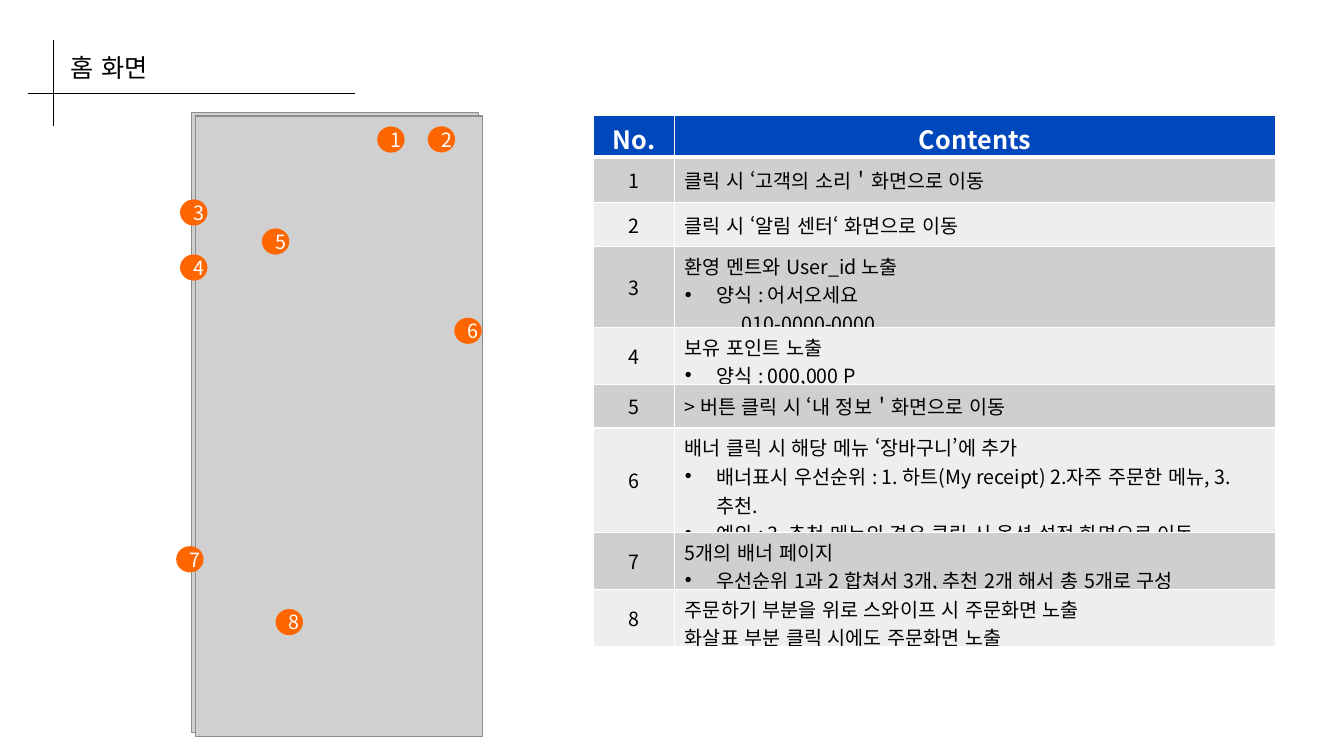
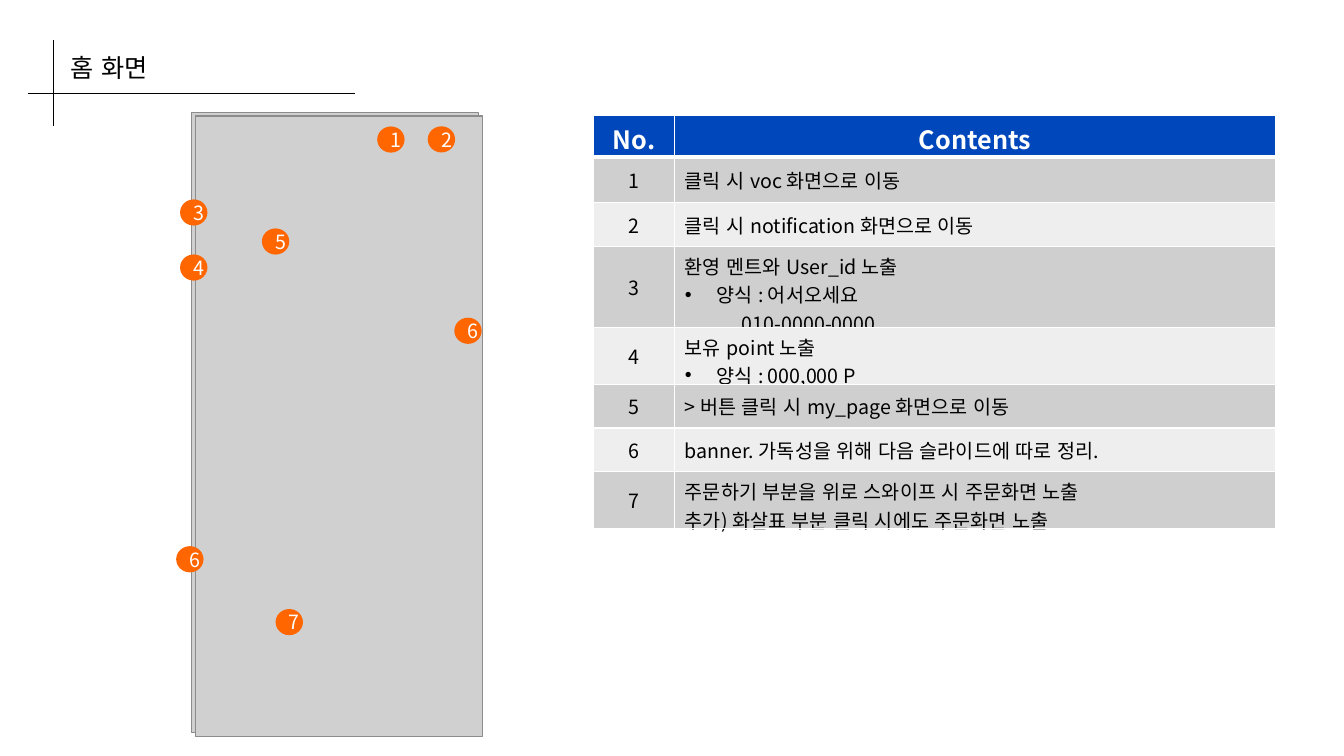
Before and after one commit to Coffee-Street/Document, a slide deck: slide 22 of assets/Planning/1_strada_coffee.pptx (slide 21 before the commit). Drawn at 1344x756 pixels with LibreOffice and Linux fonts; fonts in the diff are those of the drawing; grey boxes stand for pictures. Boxes give left, top, right and bottom in pixels: in the first picture for what was removed or moved away, otherwise in the second. Text is boxed around its words. In the diff, an @@ line names an element or a change of style, - is before the commit and + after.

Commit message:
Document Update
-  UI/UX 시안 업데이트
-  개발 가이드 업데이트

```diff
--- a/assets/Planning/1_strada_coffee.pptx
+++ b/assets/Planning/1_strada_coffee.pptx
@@ table at (594,116,1276,537) @@
-row 2, column 2: 클릭 시 ‘고객의 소리＇화면으로 이동
+row 2, column 2: 클릭 시 voc 화면으로 이동
-row 3, column 2: 클릭 시 ‘알림 센터‘ 화면으로 이동
+row 3, column 2: 클릭 시 notification 화면으로 이동
-row 5: 4 | 보유 포인트 노출 / 양식 : 000,000 P
-row 6: 5 | > 버튼 클릭 시 ‘내 정보＇화면으로 이동
-row 7: 6 | 배너 클릭 시 해당 메뉴 ‘장바구니’에 추가 / 배너표시 우선순위 : 1. 하트(My receipt) 2.자주 주문한 메뉴, 3. 추천. / 예외 : 3. 추천 메뉴의 경우 클릭 시 옵션 설정 화면으로 이동.
-row 8: 7 | 5개의 배너 페이지 / 우선순위 1과 2 합쳐서 3개, 추천 2개 해서 총 5개로 구성
-row 9: 8 | 주문하기 부분을 위로 스와이프 시 주문화면 노출 / 화살표 부분 클릭 시에도 주문화면 노출
+row 5: 4 | 보유 point 노출 / 양식 : 000,000 P
+row 6: 5 | > 버튼 클릭 시 my_page 화면으로 이동
+row 7: 6 | banner. 가독성을 위해 다음 슬라이드에 따로 정리.
+row 8: 7 | 주문하기 부분을 위로 스와이프 시 주문화면 노출 / 추가) 화살표 부분 클릭 시에도 주문화면 노출
@@ text in ellipse at (190,546,201,572): text changed @@
-7
+6
@@ text in ellipse at (289,609,300,635): text changed @@
-8
+7
```
Also in this commit, not shown: 2 other slides changed, 2 slides added, 1 other file.
